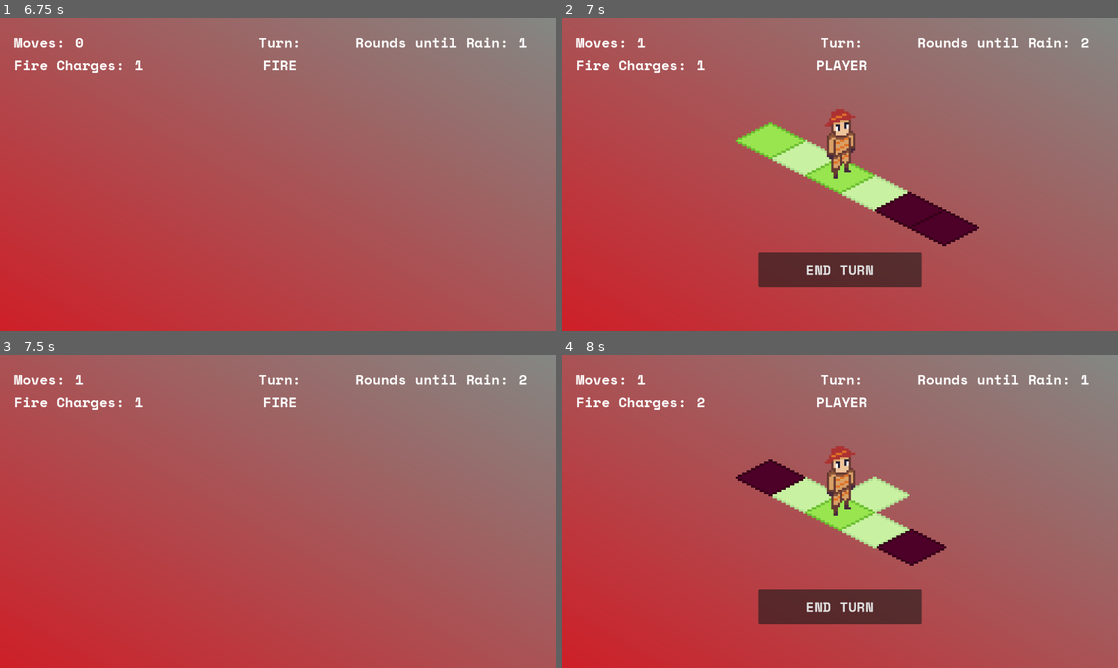
Above: before the commit, frames 1-4 (two rows, left to right).
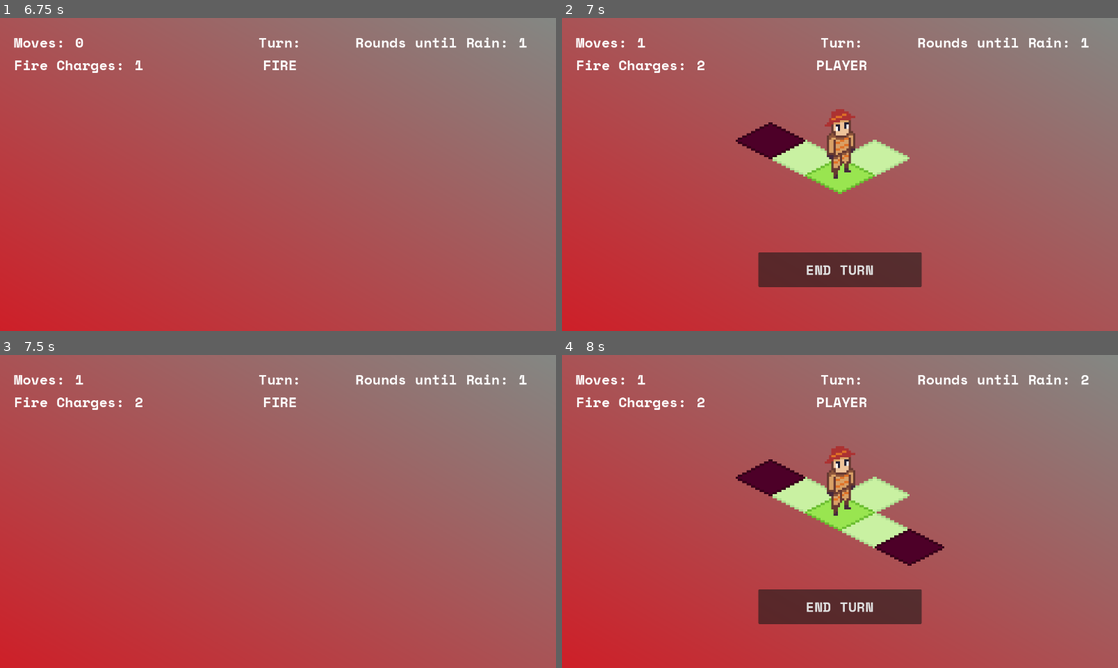
Above: after the commit, the same moments.

Repository: ckuras/GMTK-2023-Fire-Fighter
Game: Godot game, scene res://Scenes/main_menu.tscn
Same seed, same stepped clock (60 frames per second), same inputs: the game is played once before the commit and once after it.
Inputs (mouse positions are in pixels of both pictures, inside the frame that each line leads up to):
- Up to frame 1 (6.75 s): click "Play" at 0.5 s; click "Continue" at 1.25 s; click "Continue" at 2 s; click "END TURN" at 2.75 s; tap Enter at 3.5, 6.5 s; move the mouse to (244, 155) at 3.52 s; tap R at 3.6 s; click (244, 155) at 3.67 s; tap Space at 3.77, 5, 5.27 s; click "END TURN" at 4.25 s; move the mouse to (278, 174) at 5.02 s; tap 1 at 5.1 s; click (278, 174) at 5.17 s; click "END TURN" at 5.75 s; move the mouse to (333, 105) at 6.52 s; tap 2 at 6.6 s; click (333, 105) at 6.67 s
- Up to frame 2 (7 s): no input
- Up to frame 3 (7.5 s): tap Space at 7.25 s; move the mouse to (205, 477) at 7.27 s; tap 3 at 7.35 s; click (205, 477) at 7.42 s
- Up to frame 4 (8 s): tap Space at 7.52 s

Frame 1 is identical in both runs. In frame 2, 3.8% of the frame differs, in the area x 24-95%, y 6-73%; in frame 3, less than 0.1%; in frame 4, 0.1%.

Commit message:
remade level 2 and 3

Diff:
--- a/Scenes/Levels/level_2.tscn
+++ b/Scenes/Levels/level_2.tscn
@@ -19,23 +19,17 @@
 [node name="Tiles" type="Node2D" parent="Board"]
 
 [node name="Tile1" parent="Board/Tiles" instance=ExtResource("3_u7okm")]
+position = Vector2(-32, -16)
+
+[node name="Tile2" parent="Board/Tiles" instance=ExtResource("3_u7okm")]
 position = Vector2(-16, -8)
 has_player = true
 
-[node name="Tile2" parent="Board/Tiles" instance=ExtResource("3_u7okm")]
-position = Vector2(-32, -16)
+[node name="Tile5" parent="Board/Tiles" instance=ExtResource("3_u7okm")]
+position = Vector2(0, -16)
 
 [node name="Tile6" parent="Board/Tiles" instance=ExtResource("3_u7okm")]
 position = Vector2(-48, -24)
-
-[node name="Tile3" parent="Board/Tiles" instance=ExtResource("3_u7okm")]
-
-[node name="Tile4" parent="Board/Tiles" instance=ExtResource("3_u7okm")]
-position = Vector2(16, 8)
-tile_state = 2
-
-[node name="Tile5" parent="Board/Tiles" instance=ExtResource("3_u7okm")]
-position = Vector2(32, 16)
 tile_state = 2
 
 [node name="TurnQueue" parent="." node_paths=PackedStringArray("board", "game_state") instance=ExtResource("2_p06tp")]
@@ -45,5 +39,8 @@
 [node name="GameState" type="Node" parent="."]
 script = ExtResource("3_isg57")
 player_moves_max_for_level = 1
-player_fire_charge_max_for_level = 1
-rounds_remaining_for_current_level = 2
+player_fire_charge_max_for_level = 2
+rounds_remaining_for_current_level = 1
+
+[node name="Camera2D" type="Camera2D" parent="."]
+zoom = Vector2(5, 5)
--- a/Scenes/Levels/level_3.tscn
+++ b/Scenes/Levels/level_3.tscn
@@ -1,52 +1,49 @@
-[gd_scene load_steps=6 format=3 uid="uid://ctoparb0gy08i"]
+[gd_scene load_steps=6 format=3 uid="uid://dgduy872g3t47"]
 
-[ext_resource type="Script" path="res://Scripts/level.gd" id="1_gae1q"]
-[ext_resource type="Script" path="res://Scripts/board.gd" id="2_4gdto"]
-[ext_resource type="PackedScene" uid="uid://byb3wjan8u1rx" path="res://Scenes/tile.tscn" id="3_ert6e"]
-[ext_resource type="PackedScene" uid="uid://d3xj7lwu2tl8i" path="res://Scenes/turn_queue.tscn" id="4_kh0vp"]
-[ext_resource type="Script" path="res://Scripts/GameState.gd" id="5_7hm6v"]
+[ext_resource type="Script" path="res://Scripts/level.gd" id="1_mhk62"]
+[ext_resource type="Script" path="res://Scripts/board.gd" id="1_uiim3"]
+[ext_resource type="PackedScene" uid="uid://d3xj7lwu2tl8i" path="res://Scenes/turn_queue.tscn" id="2_p06tp"]
+[ext_resource type="Script" path="res://Scripts/GameState.gd" id="3_isg57"]
+[ext_resource type="PackedScene" uid="uid://byb3wjan8u1rx" path="res://Scenes/tile.tscn" id="3_u7okm"]
 
 [node name="Level" type="Node2D"]
 position = Vector2(16, 8)
-script = ExtResource("1_gae1q")
+script = ExtResource("1_mhk62")
 level_number = 3
 
 [node name="Board" type="Node2D" parent="." node_paths=PackedStringArray("game_state")]
 y_sort_enabled = true
-script = ExtResource("2_4gdto")
+script = ExtResource("1_uiim3")
 game_state = NodePath("../GameState")
 
 [node name="Tiles" type="Node2D" parent="Board"]
 
-[node name="Tile1" parent="Board/Tiles" instance=ExtResource("3_ert6e")]
-position = Vector2(-32, -16)
-
-[node name="Tile2" parent="Board/Tiles" instance=ExtResource("3_ert6e")]
+[node name="Tile1" parent="Board/Tiles" instance=ExtResource("3_u7okm")]
 position = Vector2(-16, -8)
 has_player = true
 
-[node name="Tile3" parent="Board/Tiles" instance=ExtResource("3_ert6e")]
+[node name="Tile2" parent="Board/Tiles" instance=ExtResource("3_u7okm")]
+position = Vector2(-32, -16)
 
-[node name="Tile5" parent="Board/Tiles" instance=ExtResource("3_ert6e")]
-position = Vector2(0, -16)
-
-[node name="Tile4" parent="Board/Tiles" instance=ExtResource("3_ert6e")]
-position = Vector2(17, 8)
-tile_state = 2
-
-[node name="Tile6" parent="Board/Tiles" instance=ExtResource("3_ert6e")]
+[node name="Tile6" parent="Board/Tiles" instance=ExtResource("3_u7okm")]
 position = Vector2(-48, -24)
 tile_state = 2
 
-[node name="TurnQueue" parent="." node_paths=PackedStringArray("board", "game_state") instance=ExtResource("4_kh0vp")]
+[node name="Tile3" parent="Board/Tiles" instance=ExtResource("3_u7okm")]
+
+[node name="Tile4" parent="Board/Tiles" instance=ExtResource("3_u7okm")]
+position = Vector2(16, 8)
+tile_state = 2
+
+[node name="Tile5" parent="Board/Tiles" instance=ExtResource("3_u7okm")]
+position = Vector2(0, -16)
+
+[node name="TurnQueue" parent="." node_paths=PackedStringArray("board", "game_state") instance=ExtResource("2_p06tp")]
 board = NodePath("../Board")
 game_state = NodePath("../GameState")
 
 [node name="GameState" type="Node" parent="."]
-script = ExtResource("5_7hm6v")
+script = ExtResource("3_isg57")
 player_moves_max_for_level = 1
 player_fire_charge_max_for_level = 2
-rounds_remaining_for_current_level = 1
-
-[node name="Camera2D" type="Camera2D" parent="."]
-zoom = Vector2(5, 5)
+rounds_remaining_for_current_level = 2
Not shown: 1 places in Scenes/Levels/level_2.tscn that only renumber resources
Not shown: 1 places in Scenes/Levels/level_8.tscn that only renumber resources
Not shown: 1 places in Scenes/Levels/level_9.tscn that only renumber resources
